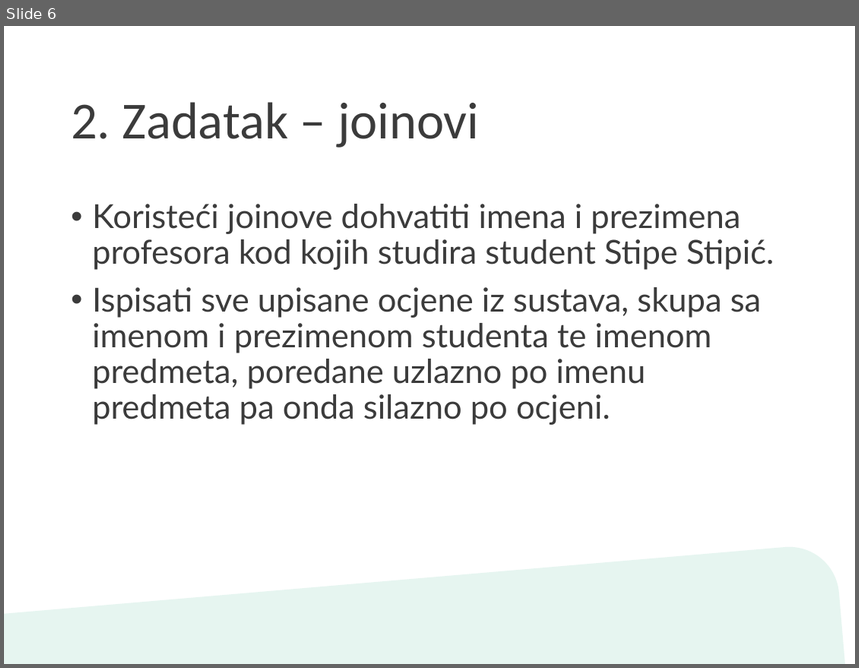
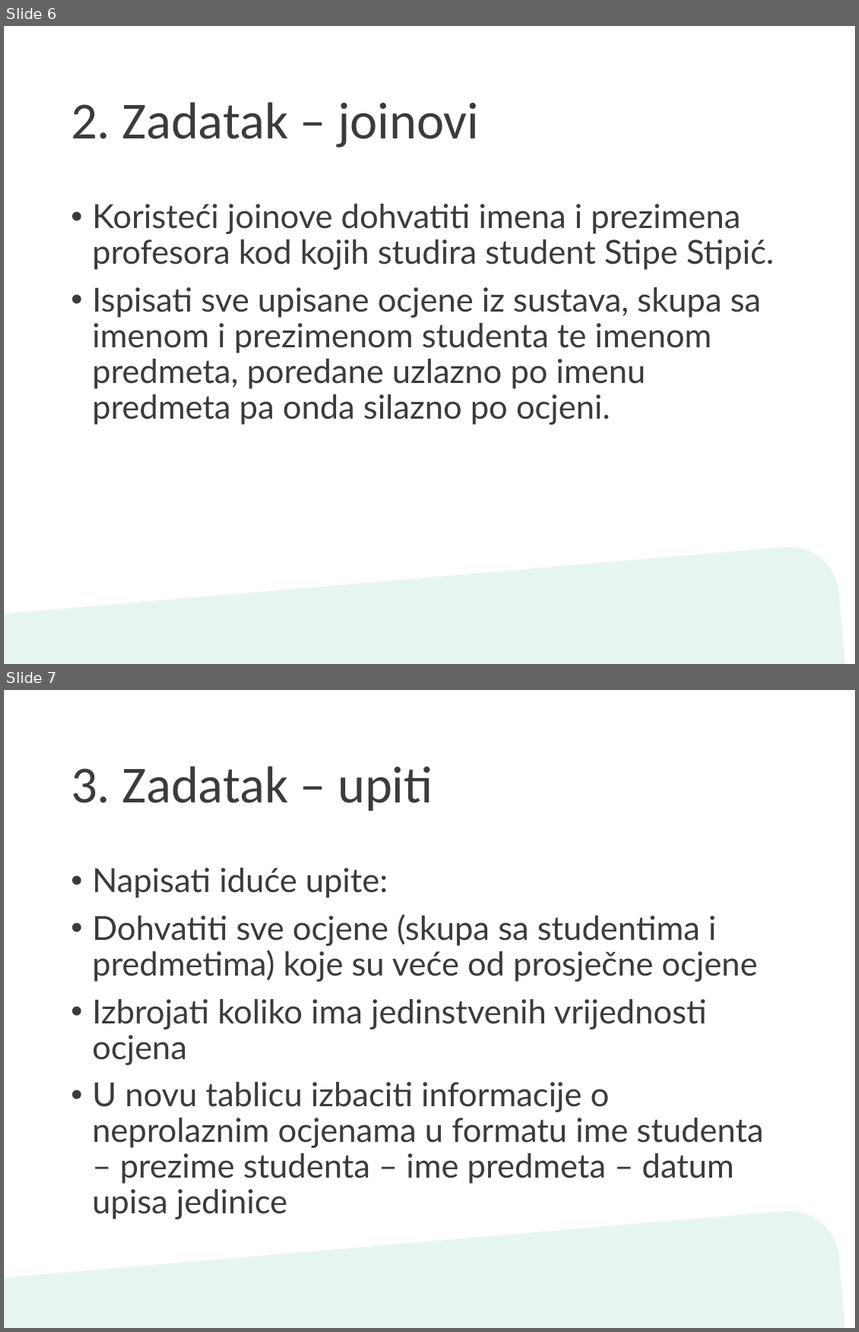
Before and after one commit to kcondic/DUMPInternship2020Sql2, a slide deck: Napredni SQL upiti.pptx. Shown one above the other, each under a label of ours: slide 6 before the commit, slides 6 and 7 after it. The pictures are 859x668 and 859x1332 pixels, drawn with LibreOffice and Linux fonts; fonts in the diff are those of the drawing; background and template pictures are left out. Boxes give left, top, right and bottom in pixels: in the first picture for what was removed or moved away, otherwise in the second. Text is boxed around its words. In the diff, an @@ line names an element or a change of style, - is before the commit and + after.

```diff
--- a/Napredni SQL upiti.pptx
+++ b/Napredni SQL upiti.pptx
@@ slide 7 added at (4,690,855,1328), background #FFFFFF; not listed: 1 template element that a slide beside it also shows @@
@@ title added at (71,766,433,811), 44 pt, text #3B3B3B @@
+3. Zadatak – upiti
@@ text added at (92,868,764,1184), 28 pt, text #3B3B3B @@
+• Napisati iduće upite:
+• Dohvatiti sve ocjene (skupa sa studentima i predmetima) koje su veće od prosječne ocjene
+• Izbrojati koliko ima jedinstvenih vrijednosti ocjena
+• U novu tablicu izbaciti informacije o neprolaznim ocjenama u formatu ime studenta – prezime studenta – ime predmeta – datum upisa jedinice
```
Also in this commit, not shown: 1 other file.
